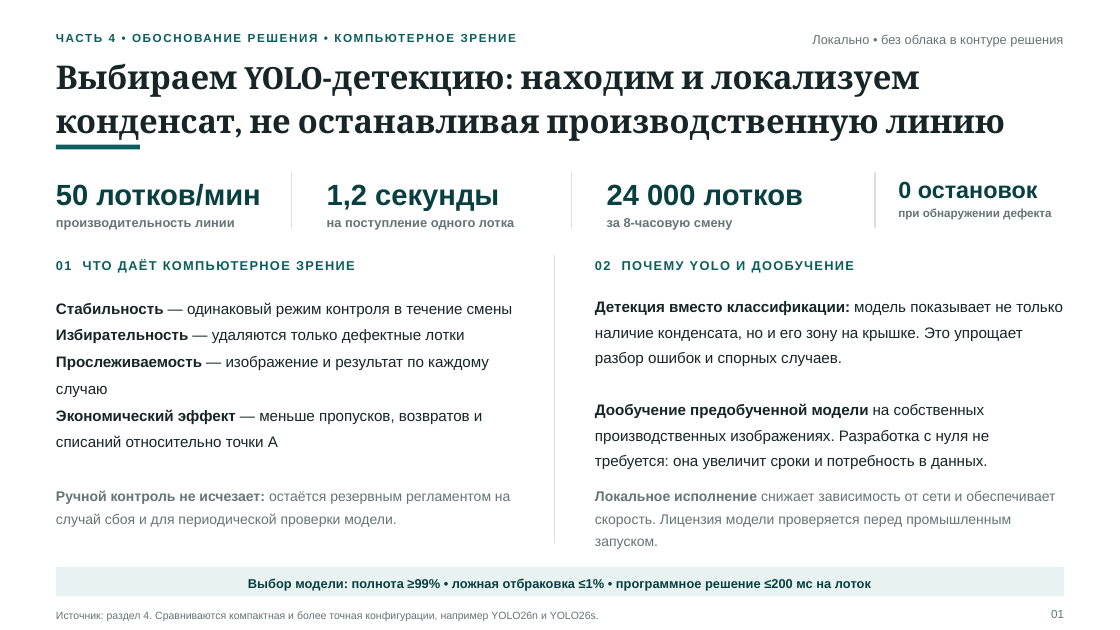
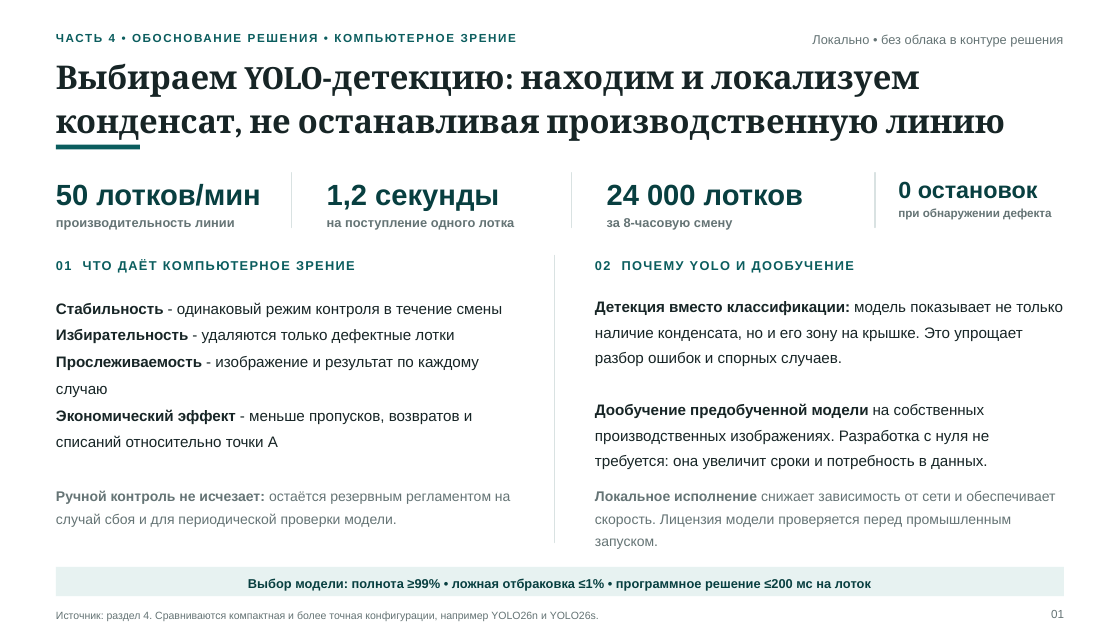
Before and after one commit to TatsianaPoto/head_of_IA, a slide deck: slide 1 of 4_Data_analysis_and_CV_based_condensate_monitoring.pptx. Drawn at 1120x630 pixels with LibreOffice and Linux fonts; fonts in the diff are those of the drawing. Boxes give left, top, right and bottom in pixels: in the first picture for what was removed or moved away, otherwise in the second. Text is boxed around its words. In the diff, an @@ line names an element or a change of style, - is before the commit and + after.

```diff
--- a/4_Data_analysis_and_CV_based_condensate_monitoring.pptx
+++ b/4_Data_analysis_and_CV_based_condensate_monitoring.pptx
@@ text at [56,302,503,447]: text changed @@
-Стабильность — одинаковый режим контроля в течение смены
-Избирательность — удаляются только дефектные лотки
-Прослеживаемость — изображение и результат по каждому случаю
-Экономический эффект — меньше пропусков, возвратов и списаний относительно точки А
+Стабильность - одинаковый режим контроля в течение смены
+Избирательность - удаляются только дефектные лотки
+Прослеживаемость - изображение и результат по каждому случаю
+Экономический эффект - меньше пропусков, возвратов и списаний относительно точки А
```
Also in this commit, not shown: 1 other slide changed, 4 other files.
